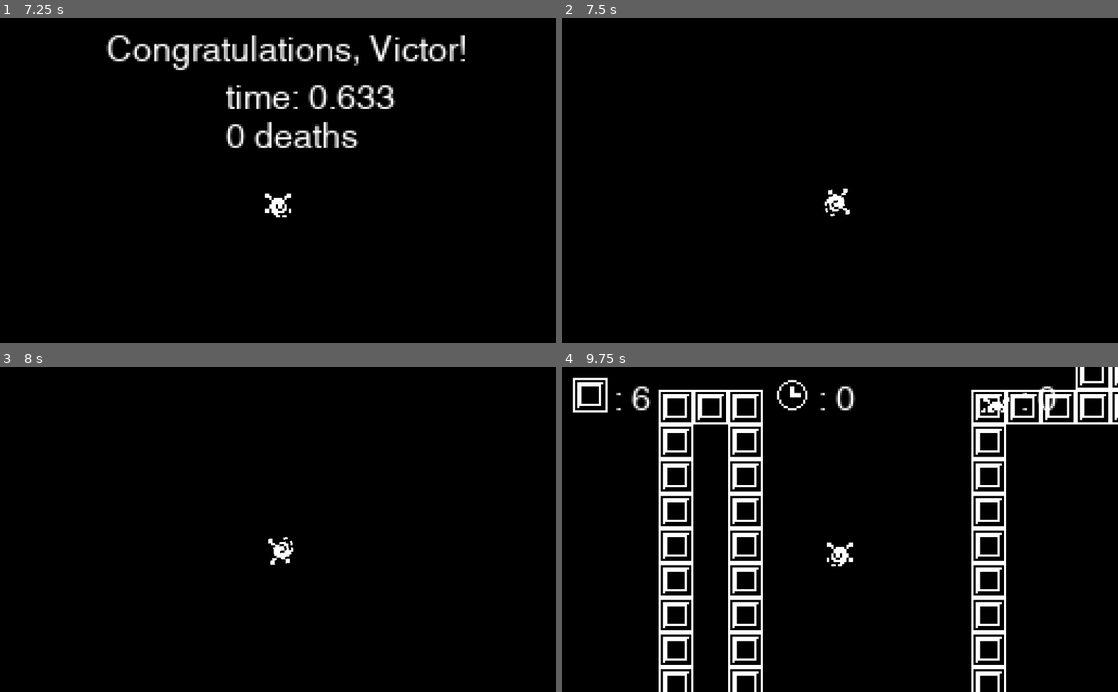
Above: before the commit, frames 1-4 (two rows, left to right).
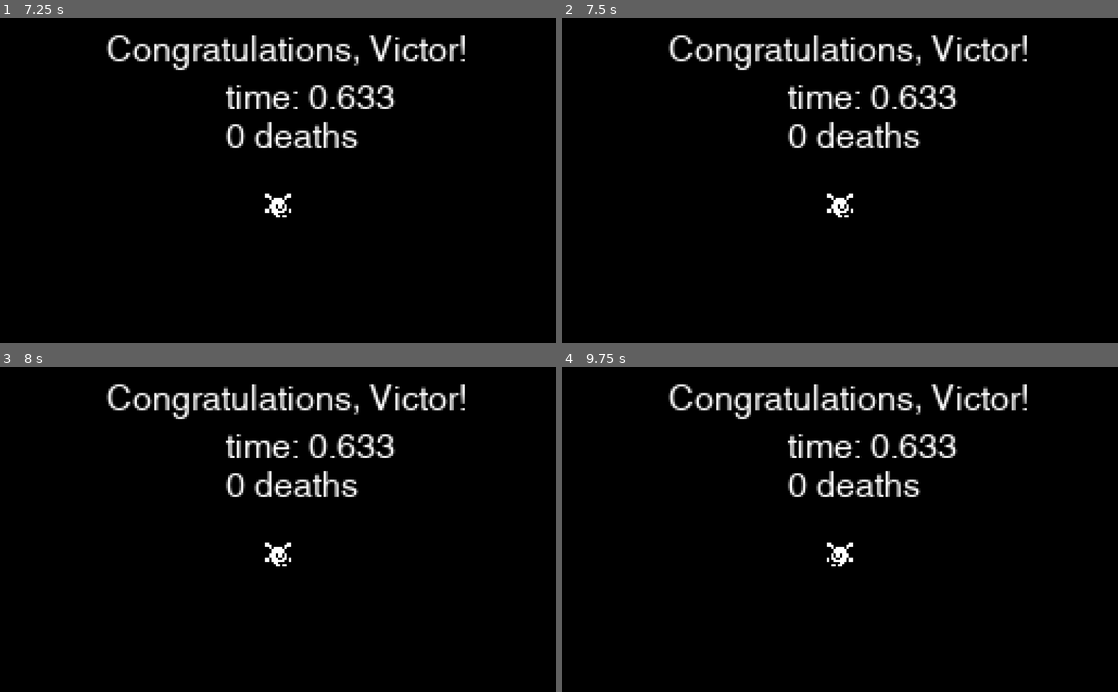
Above: after the commit, the same moments.

Repository: thomasapope/plat-form
Game: Godot game, scene res://scenes/Main.tscn
The game is run twice, just before and just after one commit, with the same random seed, the same clock (stepped at 60 frames per second) and the same inputs.
Inputs (mouse positions are in pixels of both pictures, inside the frame that each line leads up to):
- Up to frame 1 (7.25 s): click "Play" at 0.5 s; tap Enter at 1.25 s; move the mouse to (250, 245) at 1.27 s; hold D (right) 1.28-2.78 s; click (250, 245) at 1.42 s; tap W (jump) at 1.52, 2.27, 3.77, 4.52, 5.27, 6.77 s; move the mouse to (444, 229) at 2.02 s; move the mouse to (111, 131) at 2.77 s; hold A (left) 2.78-5.03 s; move the mouse to (305, 180) at 3.52 s; click (305, 180) at 3.67 s; move the mouse to (194, 99) at 4.27 s; tap R (reset) at 4.9 s; move the mouse to (400, 164) at 5.02 s; hold D (right) from 5.03 s (still down); move the mouse to (166, 196) at 5.77 s; click (166, 196) at 5.92 s; move the mouse to (333, 109) at 6.52 s
- Up to frame 2 (7.5 s): keep holding D (right); tap R (reset) at 7.25 s; move the mouse to (812, 245) at 7.27 s
- Up to frame 3 (8 s): keep holding D (right); tap W (jump) at 7.52 s
- Up to frame 4 (9.75 s): move the mouse to (1006, 578) at 8.02 s; click (1006, 578) at 8.17 s; tap W (jump) at 8.27 s; move the mouse to (673, 480) at 8.77 s; release D (right) at 8.78 s; hold A (left) from 8.78 s (still down); move the mouse to (867, 529) at 9.52 s

Frame 1 is identical in both runs. In frame 2, 4.4% of the frame differs, in the area x 19-84%, y 5-62%; in frame 3, 4.4%; in frame 4, 15%, in the area x 1-100%, y 0-100%.

Commit message:
Begin work on Reset Progress Bar
Start work for #14

Diff:
--- a/scenes/Character.tscn
+++ b/scenes/Character.tscn
@@ -10,6 +10,7 @@
 [ext_resource path="res://sound/die.ogg" type="AudioStream" id=8]
 [ext_resource path="res://sound/fall.wav" type="AudioStream" id=9]
 [ext_resource path="res://sound/reset.ogg" type="AudioStream" id=10]
+[ext_resource path="res://scripts/ResetTimer.gd" type="Script" id=11]
 
 [sub_resource type="RectangleShape2D" id=10]
 extents = Vector2( 6, 6 )
@@ -198,3 +199,13 @@
 
 [node name="Reset" type="AudioStreamPlayer2D" parent="."]
 stream = ExtResource( 10 )
+
+[node name="ResetTimer" type="Timer" parent="."]
+script = ExtResource( 11 )
+
+[node name="ResetProgress" type="TextureProgress" parent="ResetTimer"]
+margin_right = 40.0
+margin_bottom = 40.0
+__meta__ = {
+"_edit_use_anchors_": false
+}
--- a/scripts/Character.gd
+++ b/scripts/Character.gd
@@ -50,8 +50,9 @@
 
 	var direction = get_direction()
 
-	if (Input.is_action_just_pressed("reset")):
-		reset()
+	# Reset Character
+#	if (Input.is_action_just_pressed("reset")):
+#		reset()
 
 	# Play jump sound
 	if (direction.y == -1):
--- /dev/null
+++ b/scripts/ResetTimer.gd
@@ -0,0 +1,30 @@
+extends Timer
+
+var is_holding_reset = false
+export var hold_time = 2.0  # Time to hold the key to reset (in seconds)
+var hold_timer = 0.0  # Tracks how long the key has been held
+
+# Reference to the UI ProgressBar
+onready var reset_progress_bar = $ResetProgress
+
+func _process(delta):
+	if Input.is_action_pressed("reset"):
+		if !is_holding_reset:
+			is_holding_reset = true
+			hold_timer = 0.0
+			reset_progress_bar.visible = true
+		else:
+			hold_timer += delta
+			reset_progress_bar.value = (hold_timer / hold_time) * 100  # Update progress bar
+			if hold_timer >= hold_time:
+				reset_character()
+				reset_progress_bar.value = 0  # Reset progress bar
+	else:
+		if is_holding_reset:
+			is_holding_reset = false
+			hold_timer = 0.0
+			reset_progress_bar.value = 0  # Reset progress bar
+			reset_progress_bar.visible = false
+
+func reset_character():
+	get_parent().reset()
Not shown: 1 places in scenes/Character.tscn that only renumber resources
